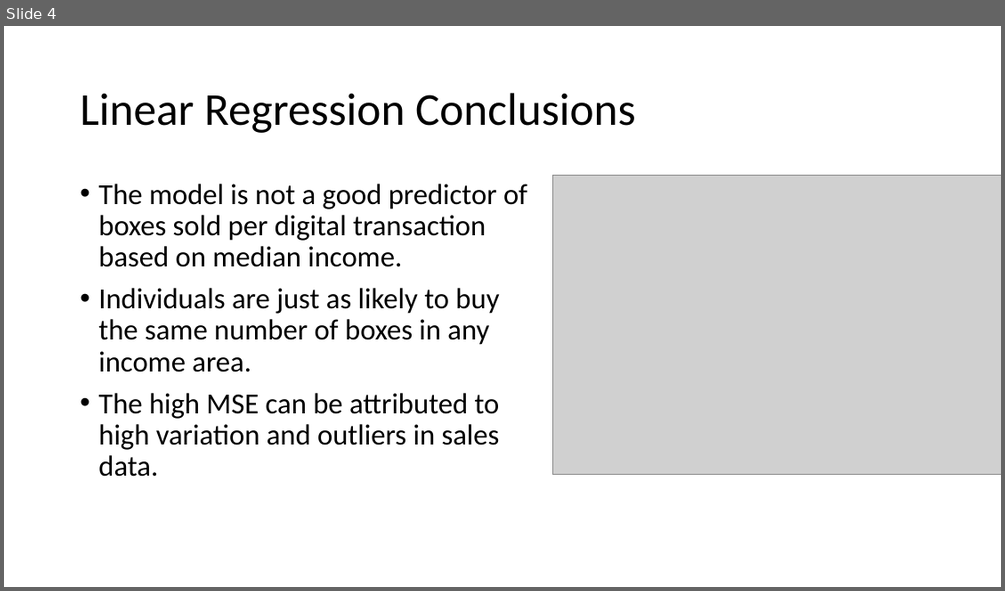
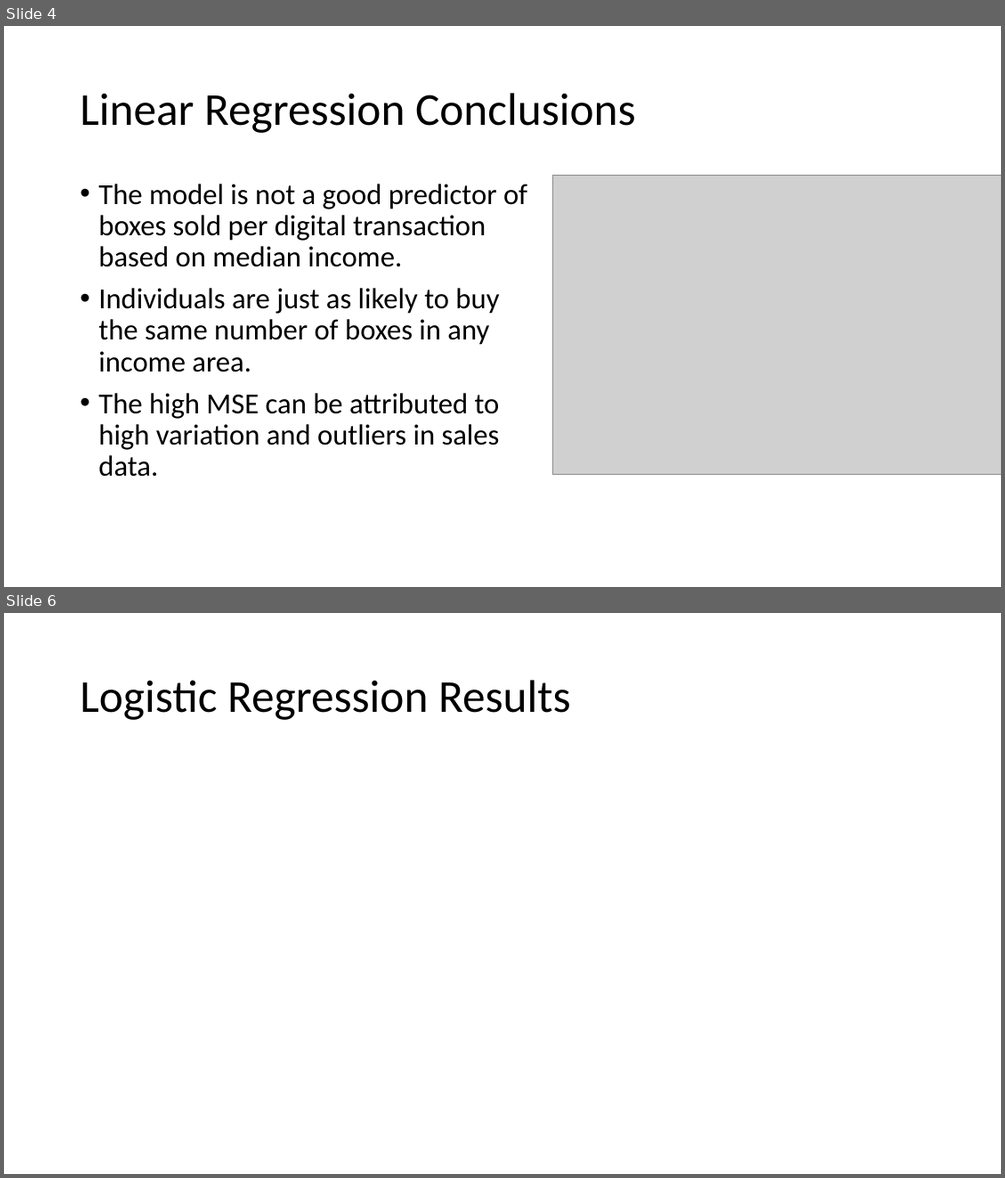
Before and after one commit to sbooysen/C-is-for-Cookie, a slide deck: Presentation/model_slides.pptx. Shown one above the other, each under a label of ours: slide 4 before the commit, slides 4 and 6 after it; the slides between them are not shown. The pictures are 1005x591 and 1005x1178 pixels, drawn with LibreOffice and Linux fonts; fonts in the diff are those of the drawing; grey boxes stand for pictures. Boxes give left, top, right and bottom in pixels: in the first picture for what was removed or moved away, otherwise in the second. Text is boxed around its words. In the diff, an @@ line names an element or a change of style, - is before the commit and + after.

```diff
--- a/Presentation/model_slides.pptx
+++ b/Presentation/model_slides.pptx
@@ slide 6 added at [4,613,1001,1174], background #FFFFFF @@
@@ title added at [80,680,570,720], 44 pt, text #000000 @@
+Logistic Regression Results
```
Also in this commit, not shown: 2 slides changed, 2 other slides added.
